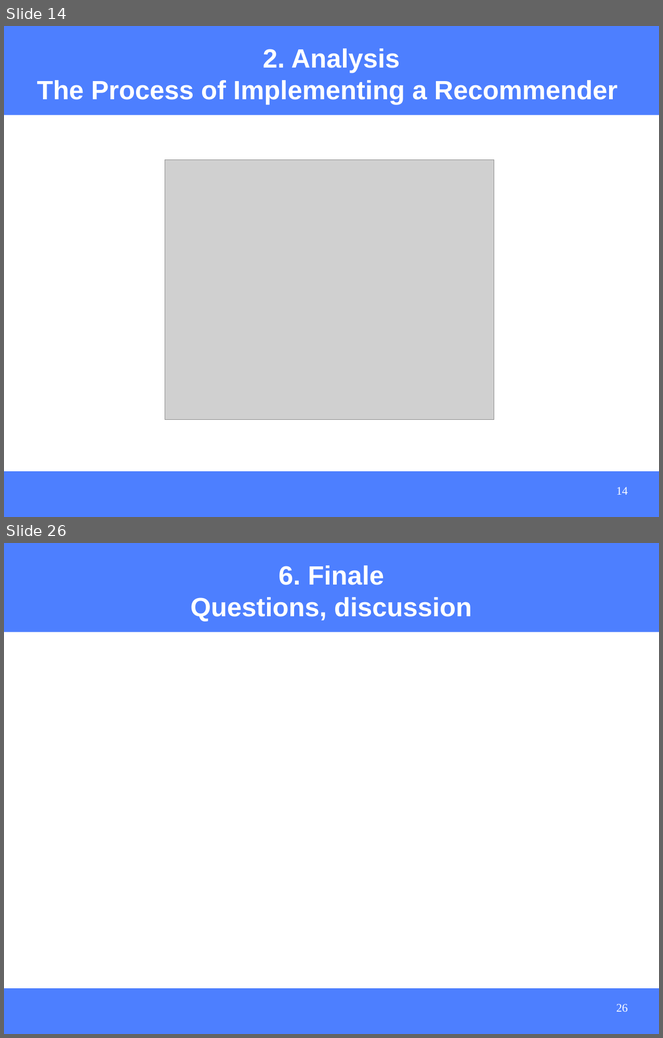
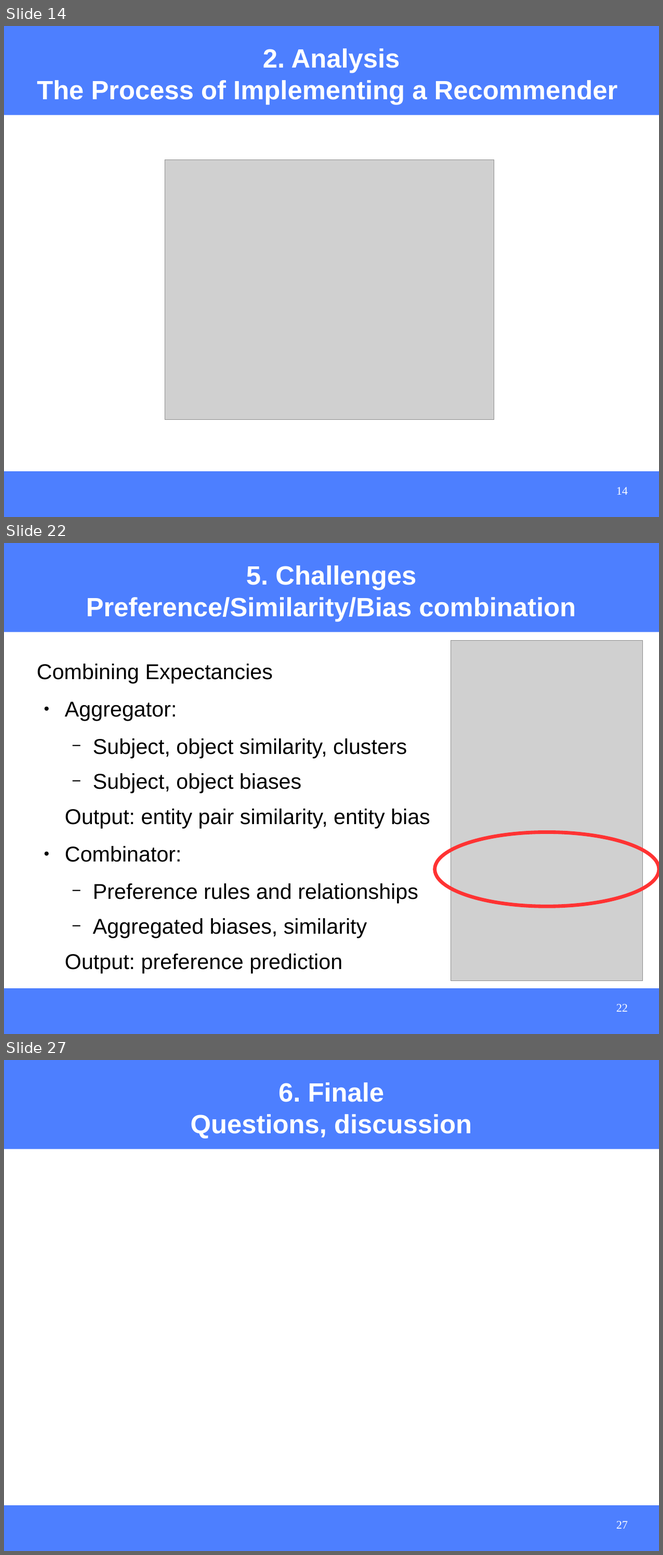
Before and after one commit to hasantayyar/unresyst, a slide deck: docs/presentations/unresyst_seminar_110308.odp. Shown one above the other, each under a label of ours: slides 14 and 26 before the commit, slides 14, 22 and 27 after it; the slides between them are not shown. The pictures are 663x1038 and 663x1555 pixels, drawn with LibreOffice and Linux fonts; fonts in the diff are those of the drawing; grey boxes stand for pictures. Boxes give left, top, right and bottom in pixels: in the first picture for what was removed or moved away, otherwise in the second. Text is boxed around its words. In the diff, an @@ line names an element or a change of style, - is before the commit and + after.

```diff
--- a/docs/presentations/unresyst_seminar_110308.odp
+++ b/docs/presentations/unresyst_seminar_110308.odp
@@ slide 22 added at [4, 543, 659, 1034], background #FFFFFF; not listed: 2 template elements that a slide beside it also shows @@
@@ title added at [86, 565, 576, 622], 32 pt, text #FFFFFF, bold @@
+5. Challenges
+Preference/Similarity/Bias combination
@@ picture added at [451, 641, 643, 981] @@
@@ text added at [37, 664, 430, 974], 26 pt, text #000000 @@
+Combining Expectancies
+● Aggregator:
+  − Subject, object similarity, clusters
+  − Subject, object biases
+Output: entity pair similarity, entity bias
+● Combinator:
+  − Preference rules and relationships
+  − Aggregated biases, similarity
+Output: preference prediction
@@ ellipse added at [435, 833, 659, 907], outline #FF3333 4.31 pt @@
@@ page number added at [617, 1004, 628, 1012], 14 pt, text #FFFFFF @@
+22
@@ what was slide 26 is now slide 27 @@
@@ page number at [617, 1521, 628, 1529]: text changed @@
-26
+27
```
Also in this commit, not shown: 3 slides changed, 8 other slides added, 8 slides removed, 16 other files.
